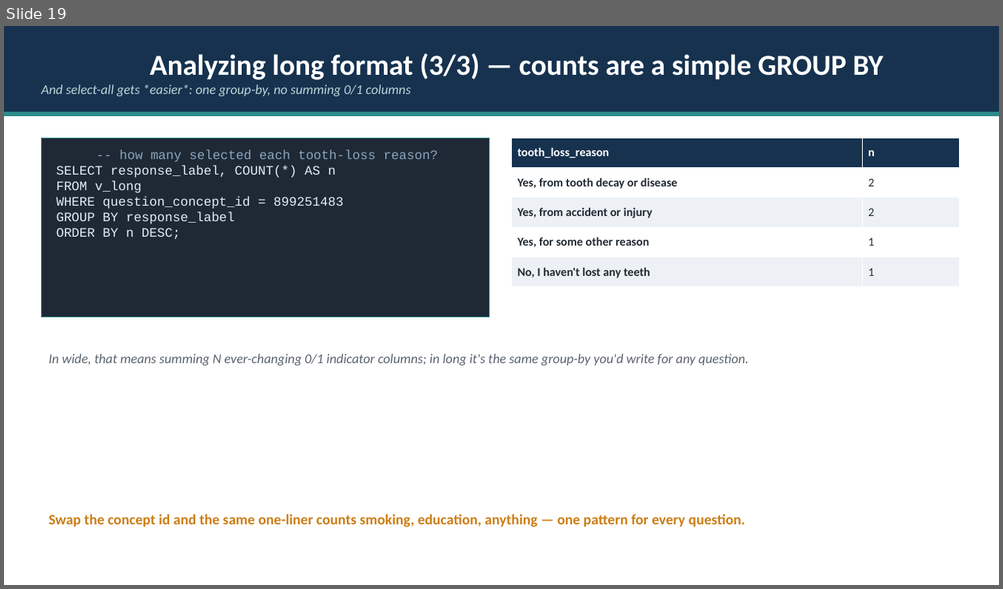
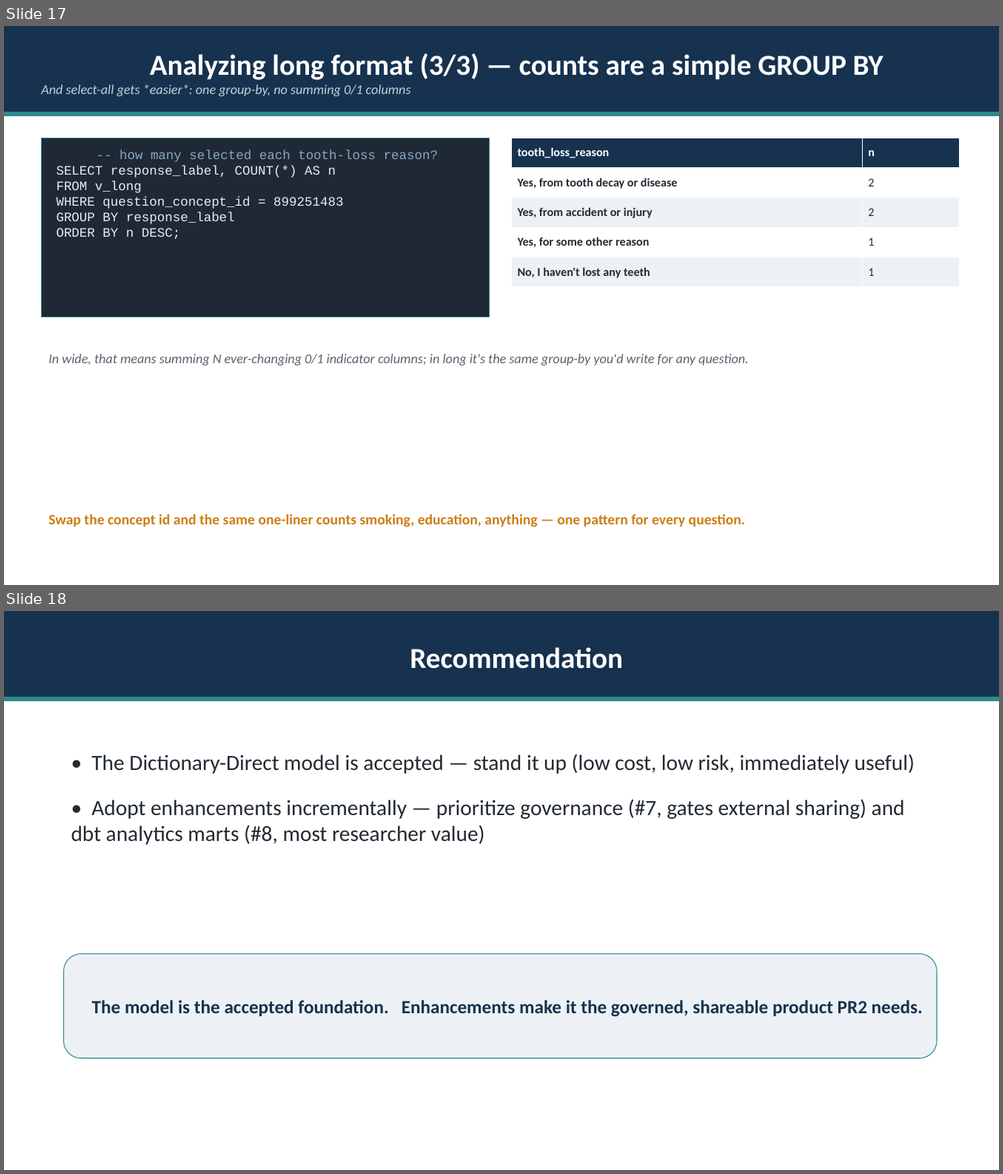
Before and after one commit to Analyticsphere/relational_data_model_demo, a slide deck: docs/Connect_Data_Model_Pitch.pptx. Shown one above the other, each under a label of ours: slide 19 before the commit, slides 17 and 18 after it. The pictures are 1003x589 and 1003x1174 pixels, drawn with LibreOffice and Linux fonts; fonts in the diff are those of the drawing. Boxes give left, top, right and bottom in pixels: in the first picture for what was removed or moved away, otherwise in the second. Text is boxed around its words. In the diff, an @@ line names an element or a change of style, - is before the commit and + after.

Commit message:
Adopt Dictionary-Direct as THE model; recast Model B features as incremental enhancements
Decision: the Dictionary-Direct model (dictionary as source of truth + one long responses fact) is the
accepted Connect Data Model. The larger redesigned warehouse (formerly "Model B" / "Phase 2") is not
pursued as a wholesale transformation; its valuable capabilities are now documented as bounded, optional
enhancements layered on the accepted model.

- Add docs/enhancement_backlog.md: the decision record + each feature as a potential extension (value,
  sketch, cost) — normalized question-type view, typed value columns, version handling, skip_logic,
  response_sessions, concept equivalence, governance, dbt analytics marts (kept), event plane.
- README: "The Data Model" (Dictionary-Direct) + an "Incremental enhancements" section; Phase 2 narrative,
  ERD, and Next Steps removed/refocused.
- Refocus AGENTS.md, docs/internal_pitch.md, docs/example_queries.md (three-way -> two-way), and the slide
  deck (build_deck.py regenerated: two-phase/Phase-2 slides -> one enhancement-roadmap slide).
- Delete Model B artifacts: connect_data_model*/connect_integrated* SVGs, sql/data_model.sql,
  docs/phase2_etl_sketch.md, and the Model B dbml/mermaid twins.
- Keep the event plane as an enhancement (memo, event-plane SVGs, data_model_events sources).

```diff
--- a/docs/Connect_Data_Model_Pitch.pptx
+++ b/docs/Connect_Data_Model_Pitch.pptx
@@ slide 18 added at (4,611,999,1170), background #FFFFFF @@
@@ rectangle added at (4,611,999,697), fill #16324F, 28 pt, text #FFFFFF, bold @@
+Recommendation
@@ rectangle added at (4,697,999,701), fill #2E8B8B @@
@@ text added at (71,754,914,845), 21 pt, text #222A33 @@
+• The Dictionary-Direct model is accepted — stand it up (low cost, low risk, immediately useful)
+• Adopt enhancements incrementally — prioritize governance (#7, gates external sharing) and dbt analytics marts (#8, most researcher value)
@@ rounded rectangle added at (64,954,936,1059), fill #EDF1F5, outline #2E8B8B 0.75 pt, 18 pt, text #16324F, bold @@
+The model is the accepted foundation. Enhancements make it the governed, shareable product PR2 needs.
@@ what was slide 19 is now slide 17 @@
```
Also in this commit, not shown: 3 slides changed, 1 other slide added, 4 slides removed, 24 other files.
